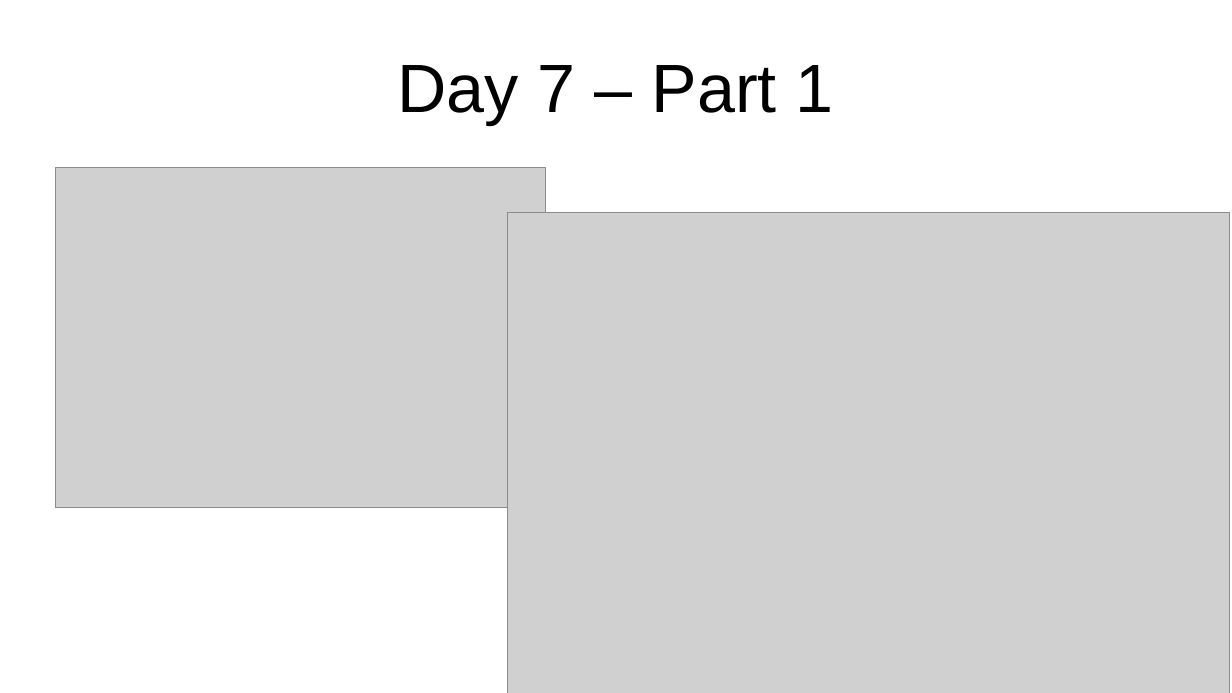
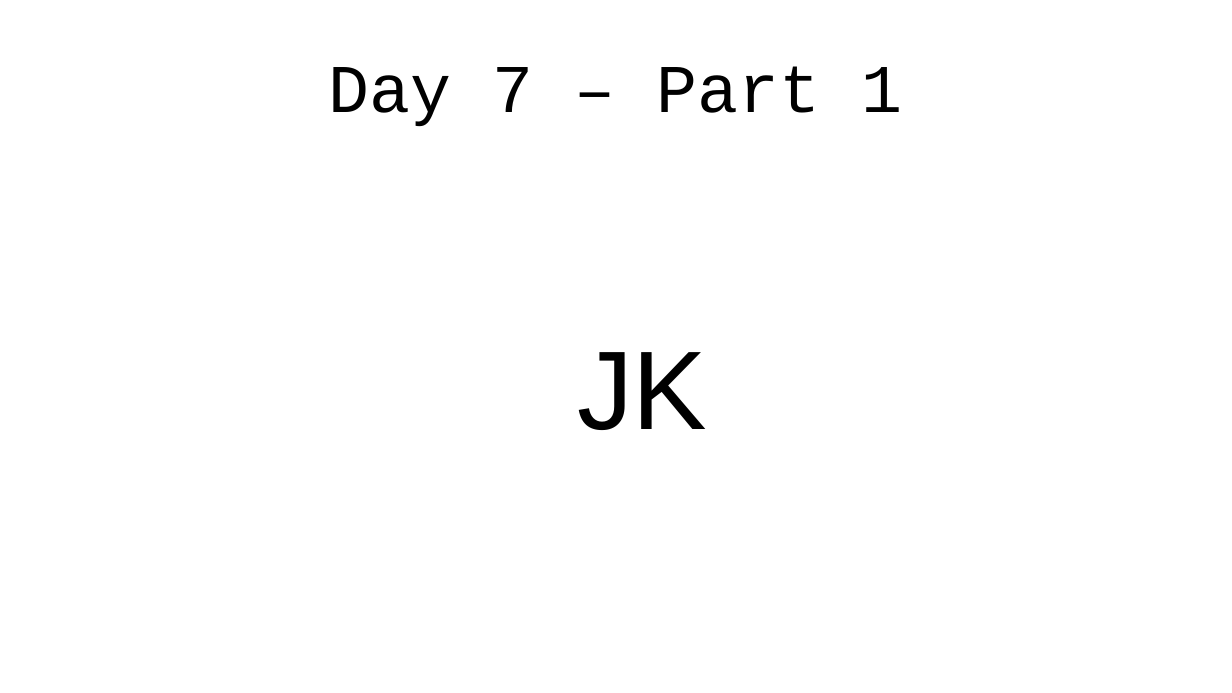
Before and after one commit to jlewis200/advent_of_code_21, a slide deck: slide 6 of aoc-cantina-time.odp (slide 2 before the commit). Drawn at 1232x693 pixels with LibreOffice and Linux fonts; fonts in the diff are those of the drawing; grey boxes stand for pictures. Boxes give left, top, right and bottom in pixels: in the first picture for what was removed or moved away, otherwise in the second. Text is boxed around its words. In the diff, an @@ line names an element or a change of style, - is before the commit and + after.

```diff
--- a/aoc-cantina-time.odp
+++ b/aoc-cantina-time.odp
@@ title "Day 7 – Part 1" at (329, 66, 902, 126): font Arial to Courier New @@
@@ picture removed at (56, 168, 546, 508) @@
@@ picture removed at (508, 212, 1230, 693) @@
@@ text added at (577, 352, 707, 430), 72 pt, text #000000 @@
+JK
```
Also in this commit, not shown: 5 other slides changed, 22 slides added, 3 slides removed, 13 other files.
